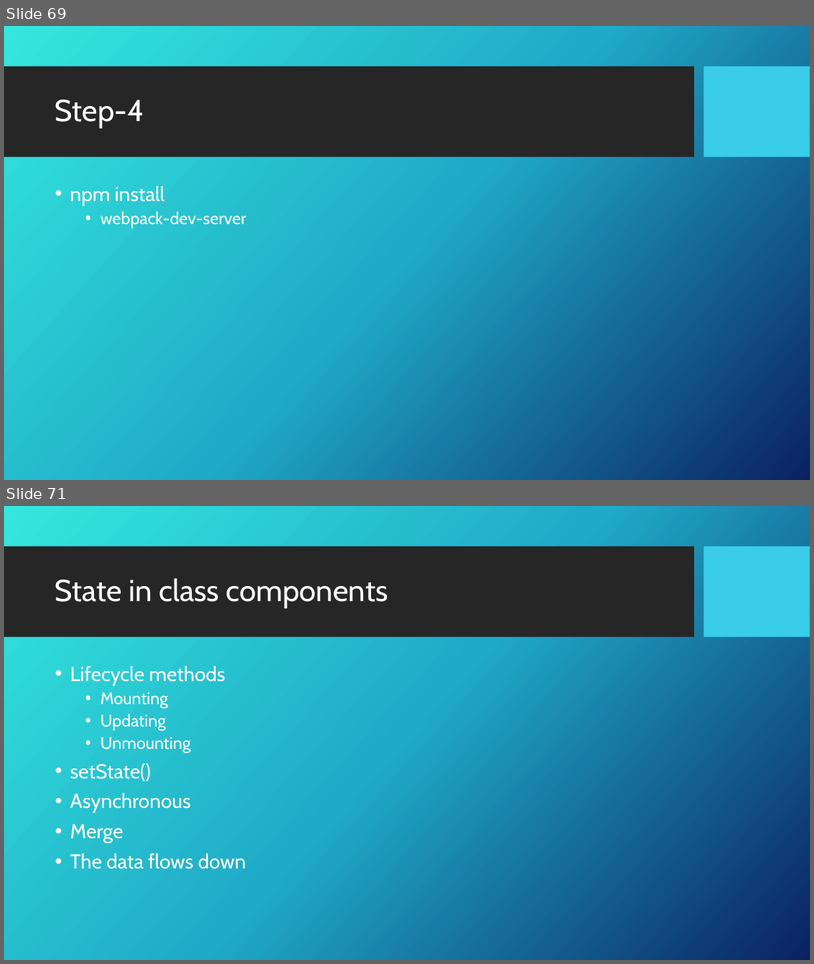
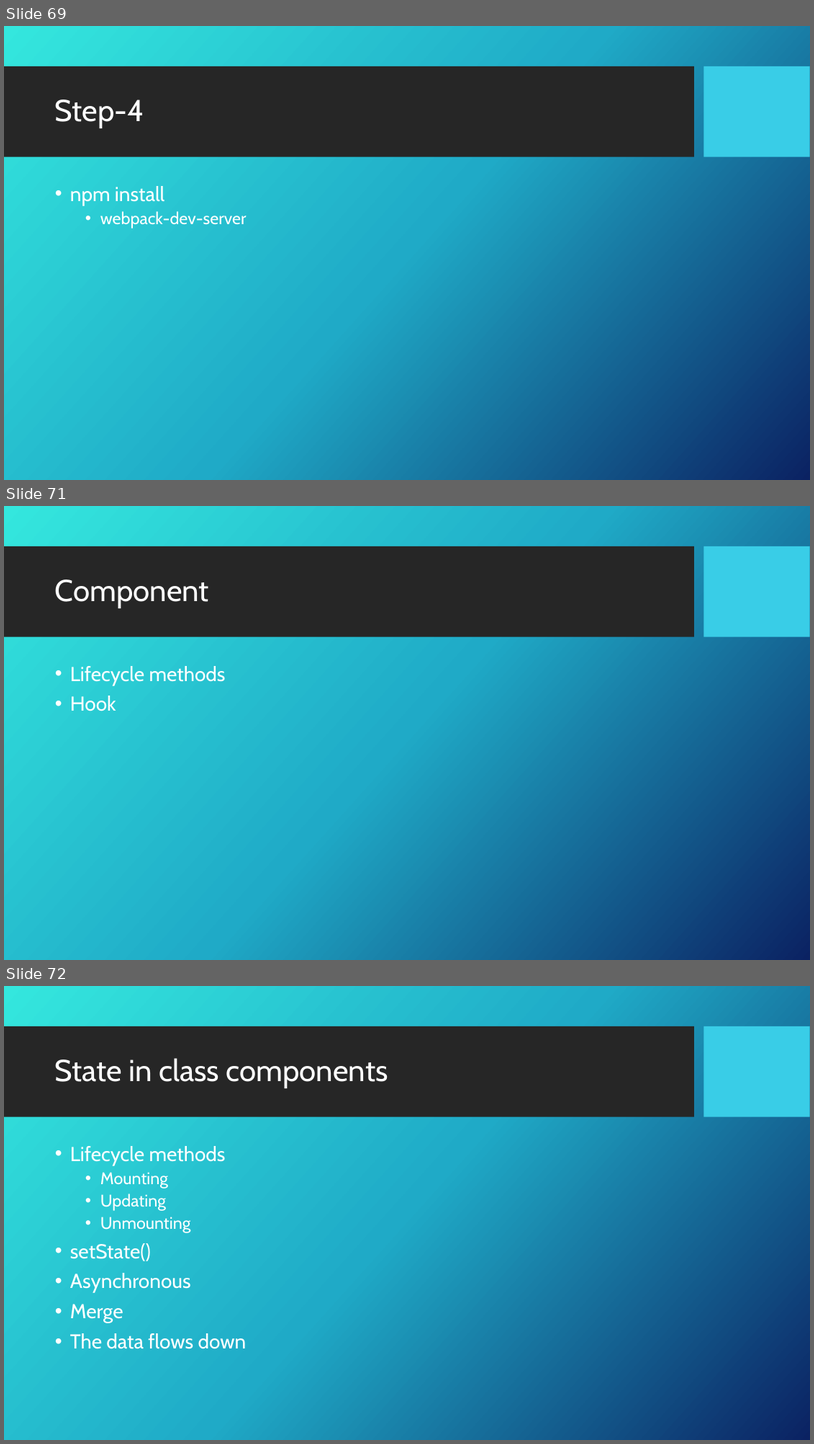
Before and after one commit to alirezaed/behssazan-react, a slide deck: JS_React_Training.pptx. Shown one above the other, each under a label of ours: slides 69 and 71 before the commit, slides 69, 71 and 72 after it; the slides between them are not shown. The pictures are 814x964 and 814x1444 pixels, drawn with LibreOffice and Linux fonts; fonts in the diff are those of the drawing; background and template pictures are left out. Boxes give left, top, right and bottom in pixels: in the first picture for what was removed or moved away, otherwise in the second. Text is boxed around its words. In the diff, an @@ line names an element or a change of style, - is before the commit and + after.

```diff
--- a/JS_React_Training.pptx
+++ b/JS_React_Training.pptx
@@ slide 71 added at bbox=[4, 506, 810, 960], background picture (left out); not listed: 2 template elements that a slide beside it also shows @@
@@ title added at bbox=[55, 579, 209, 608], 36 pt, text #FFFFFF @@
+Component
@@ text added at bbox=[70, 666, 226, 711], 24 pt, text #FFFFFF @@
+• Lifecycle methods
+• Hook
@@ what was slide 71 is now slide 72 @@
```
Also in this commit, not shown: 3 slides changed, 4 other slides added, 5 other files.
